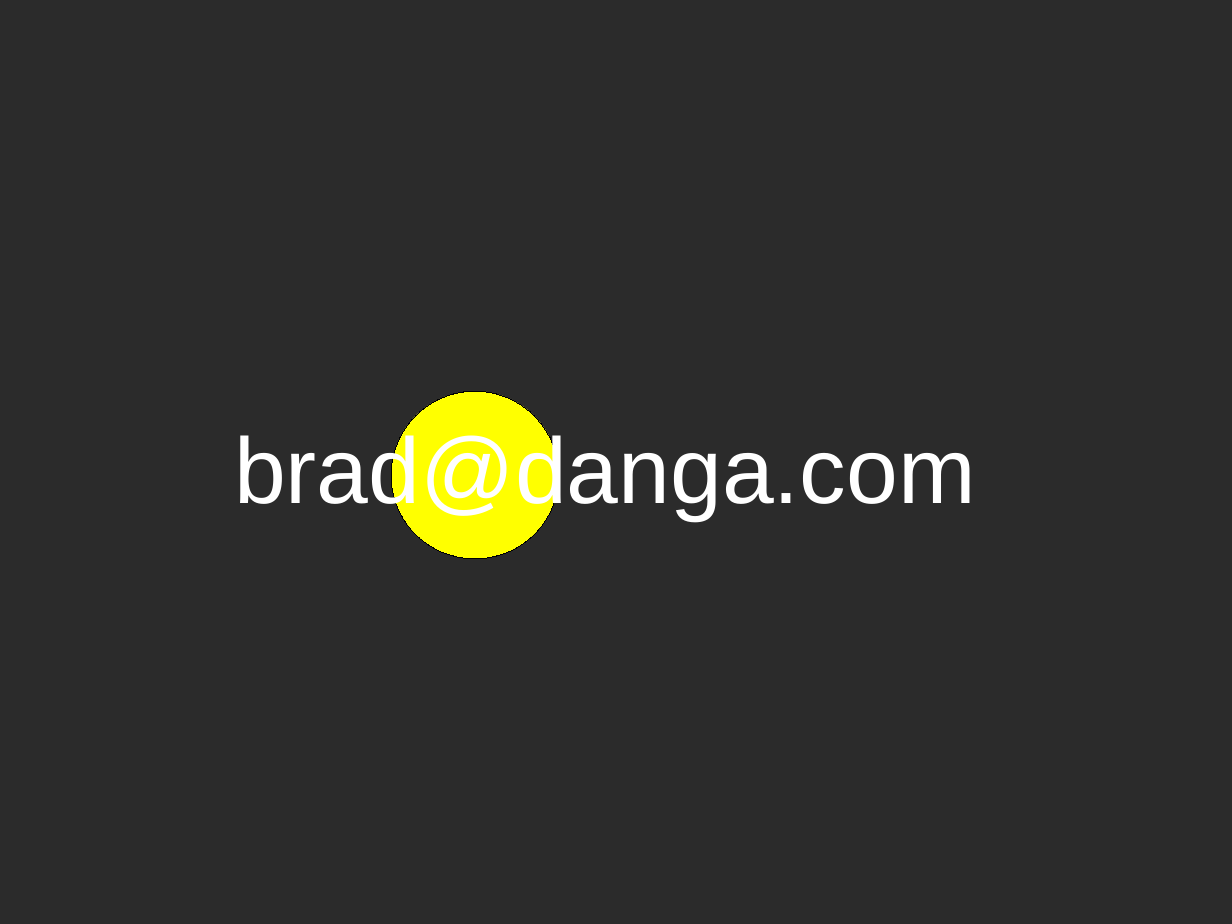
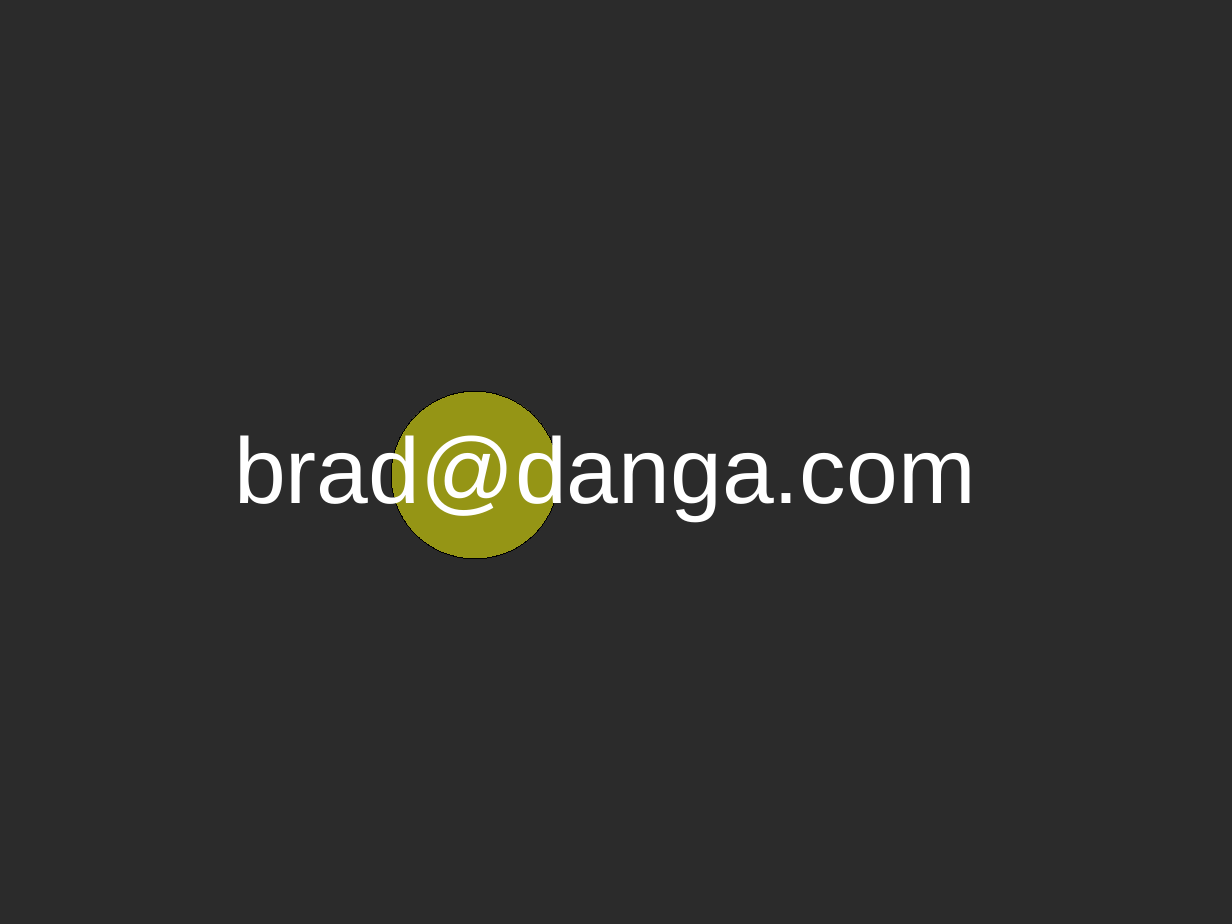
Before and after one commit to bradfitz/talk-gluecon-2010, a slide deck: slide 5 of webfinger.odp. Drawn at 1232x924 pixels with LibreOffice and Linux fonts; fonts in the diff are those of the drawing; background and template pictures are left out; a plain dark background stands for a picture behind light text. Boxes give left, top, right and bottom in pixels: in the first picture for what was removed or moved away, otherwise in the second. Text is boxed around its words. In the diff, an @@ line names an element or a change of style, - is before the commit and + after.

```diff
--- a/webfinger.odp
+++ b/webfinger.odp
@@ ellipse at (391,391,559,559): fill #FFFF00 to #FFFF00 at 50% opacity @@
```
Also in this commit, not shown: 4 other slides changed, 13 slides added.
